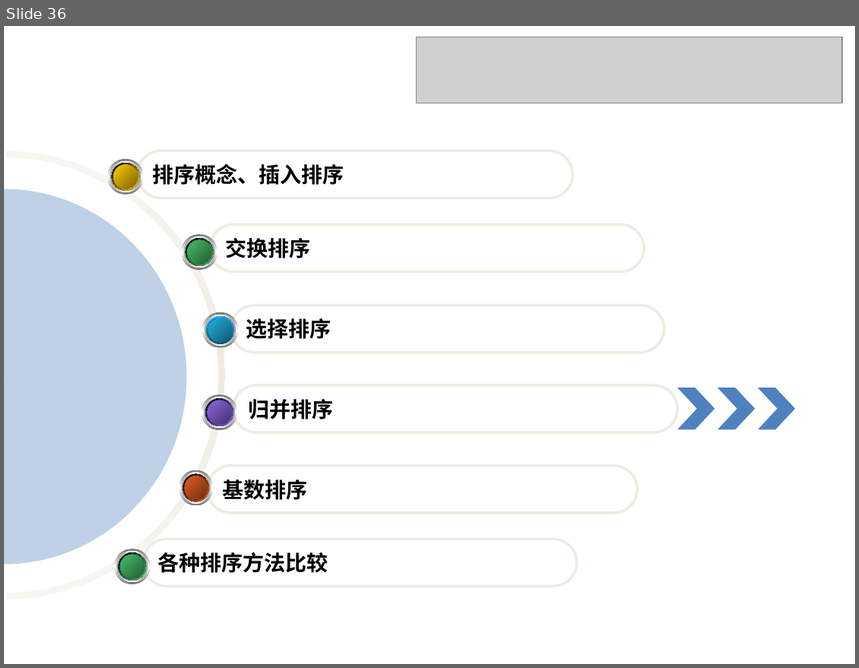
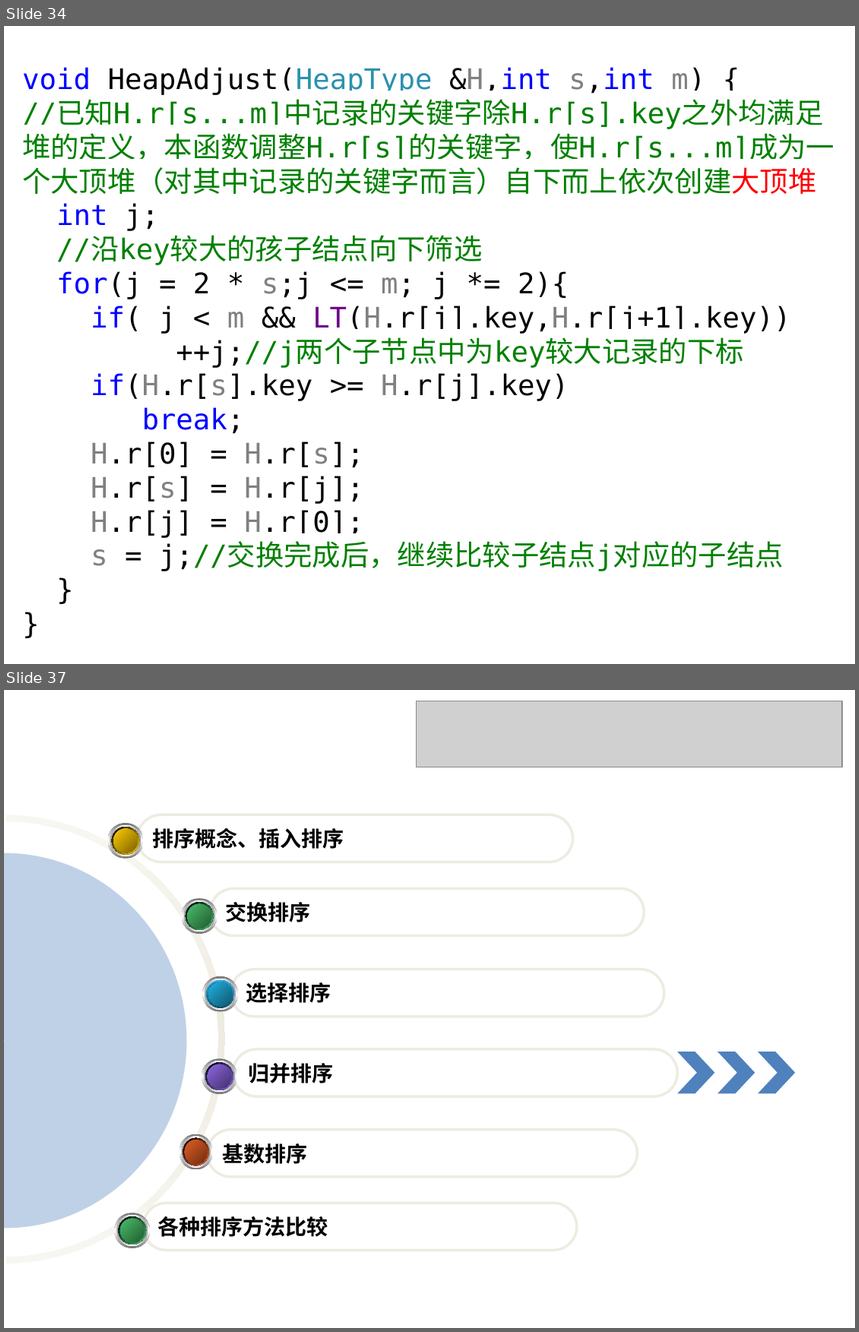
Before and after one commit to Gempittance/Data_Structur_Build, a slide deck: 数据结构PPT/ds10.pptx. Shown one above the other, each under a label of ours: slide 36 before the commit, slides 34 and 37 after it; the slides between them are not shown. The pictures are 859x668 and 859x1332 pixels, drawn with LibreOffice and Linux fonts; fonts in the diff are those of the drawing; grey boxes stand for pictures. Boxes give left, top, right and bottom in pixels: in the first picture for what was removed or moved away, otherwise in the second. Text is boxed around its words. In the diff, an @@ line names an element or a change of style, - is before the commit and + after.

```diff
--- a/数据结构PPT/ds10.pptx
+++ b/数据结构PPT/ds10.pptx
@@ slide 34 added at bbox=[4, 26, 855, 664], background #FFFFFF @@
@@ text added at bbox=[22, 67, 835, 572], 24 pt, text #008000 @@
+void HeapAdjust(HeapType &H,int s,int m) {
+//已知H.r[s...m]中记录的关键字除H.r[s].key之外均满足堆的定义，本函数调整H.r[s]的关键字，使H.r[s...m]成为一个大顶堆（对其中记录的关键字而言）自下而上依次创建大顶堆
+int j;
+//沿key较大的孩子结点向下筛选
+for(j = 2 * s;j <= m; j *= 2){
+if( j < m && LT(H.r[j].key,H.r[j+1].key))
+++j;//j两个子节点中为key较大记录的下标
+if(H.r[s].key >= H.r[j].key)
+break;
+H.r[0] = H.r[s];
+H.r[s] = H.r[j];
+H.r[j] = H.r[0];
+s = j;//交换完成后，继续比较子结点j对应的子结点
+}
+}
@@ what was slide 36 is now slide 37 @@
```
Also in this commit, not shown: 2 other slides added, 2 slides removed.
